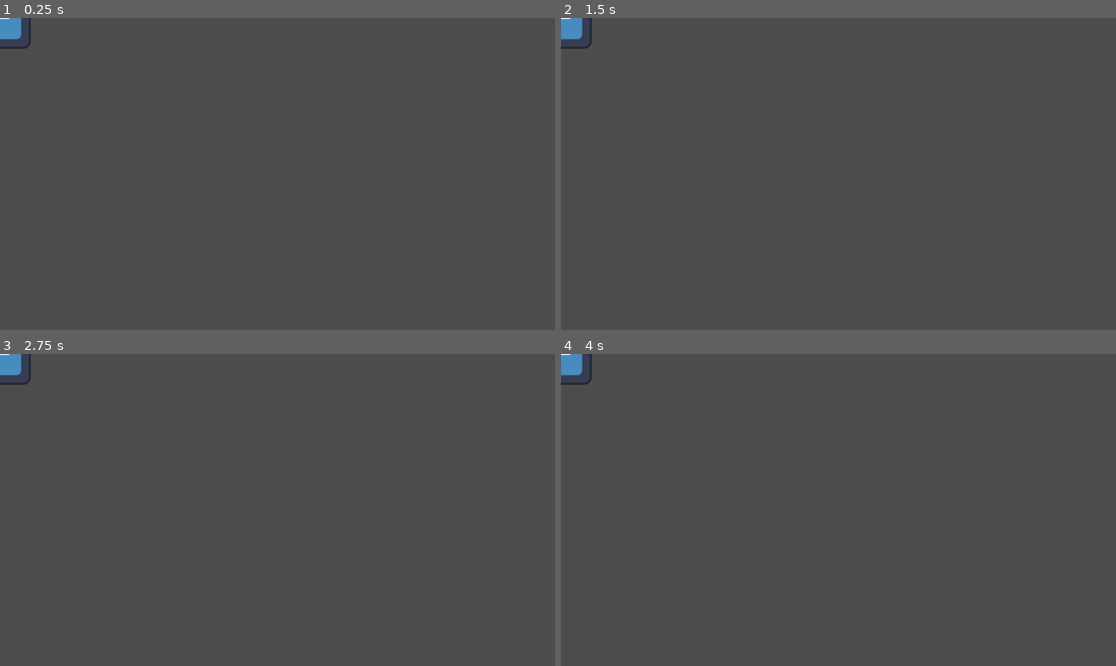
Above: before the commit, frames 1-4 (two rows, left to right).
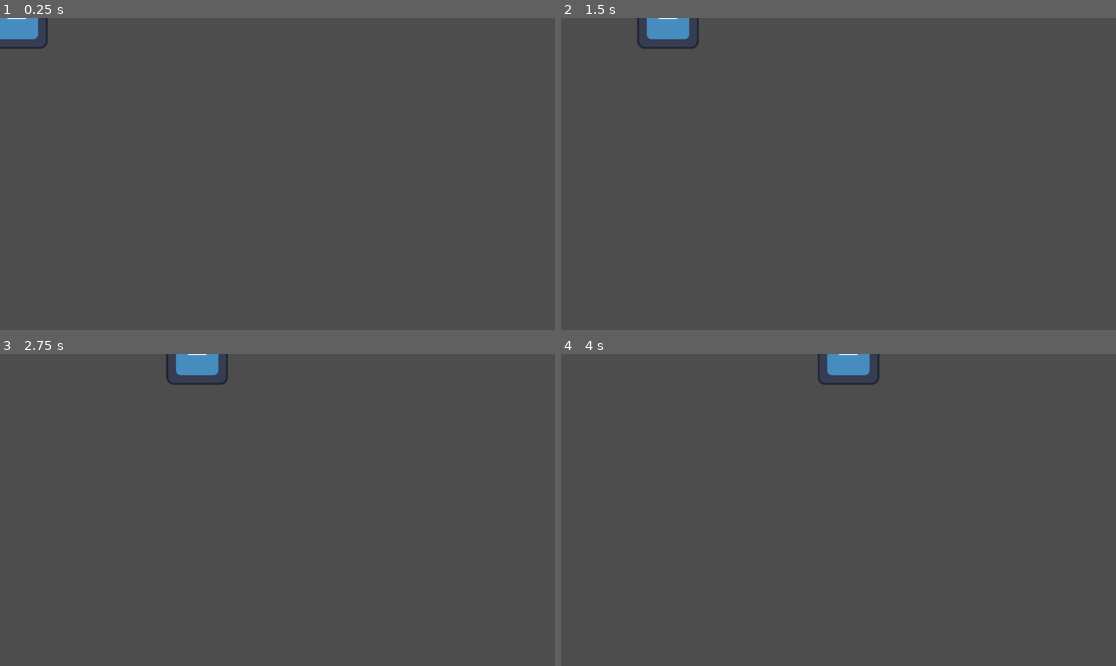
Above: after the commit, the same moments.

Repository: Middle-Endian-HackYeah25/LanternGame
Game: Godot game, scene res://Scenes/BasicEnemy.tscn
The game is run twice, just before and just after one commit, with the same random seed, the same clock (stepped at 60 frames per second) and the same inputs. This scene is started directly instead of the project's main scene. The engine's default icon, where the game draws it, is replaced by a stand-in: a white triangle on a blue panel in a dark square.
Inputs (mouse positions are in pixels of both pictures, inside the frame that each line leads up to):
- Up to frame 1 (0.25 s): no input
- Up to frame 2 (1.5 s): tap Enter at 0.5 s; move the mouse to (960, 158) at 0.52 s; hold D (right) 0.53-1.25 s; tap J at 0.6 s; click (960, 158) at 0.67 s; drag from (727, 189) to (810, 236) at 1.27 s
- Up to frame 3 (2.75 s): move the mouse to (333, 441) at 2.02 s; hold D (right) from 2.03 s (still down); hold Enter from 2.03 s (still down)
- Up to frame 4 (4 s): release D (right) at 2.75 s; release Enter at 2.75 s; drag from (810, 572) to (672, 463) at 2.77 s; move the mouse to (1005, 556) at 3.52 s; hold A (left) from 3.53 s (still down); hold Ctrl from 3.53 s (still down)

The runs differ from the first frame. In frame 1, 0.3% of the frame differs, in the area x 0-9%, y 0-10%; in frame 2, 1.0%; in frame 3, 1.0%, in the area x 0-42%, y 0-10%; in frame 4, 1.0%.

Commit message:
Revert "EnemyMovingTowardPlayer, stops in flashlight"
This reverts commit 20ce4449c5bf4de10ec920944b067ea07636bdf9.

Diff:
--- a/Scenes/Player.tscn
+++ b/Scenes/Player.tscn
@@ -1,9 +1,8 @@
-[gd_scene load_steps=8 format=3 uid="uid://ck40427nwjh4a"]
+[gd_scene load_steps=7 format=3 uid="uid://ck40427nwjh4a"]
 
 [ext_resource type="Script" uid="uid://cyof7yimh0imn" path="res://Scripts/Player.gd" id="1_kyqiw"]
 [ext_resource type="Texture2D" uid="uid://b3mwj6pl4q4vw" path="res://Assets/Bohater/Bohater_1.png" id="2_gntrk"]
 [ext_resource type="Texture2D" uid="uid://8m6qcspndh80" path="res://Assets/Latarka2.png" id="3_gntrk"]
-[ext_resource type="Script" uid="uid://cdqinh454nrj0" path="res://Scripts/flashlight.gd" id="4_dewec"]
 
 [sub_resource type="RectangleShape2D" id="RectangleShape2D_kyqiw"]
 size = Vector2(99, 81)
@@ -34,7 +33,6 @@
 rotation = -1.5707964
 scale = Vector2(0.3123478, 0.64143217)
 texture = ExtResource("3_gntrk")
-script = ExtResource("4_dewec")
 
 [node name="Area2D" type="Area2D" parent="CharacterBody2D/flashlight"]
 
@@ -45,6 +43,3 @@
 position = Vector2(-0.49999666, -0.5000019)
 scale = Vector2(1.546875, 1.265625)
 texture = SubResource("GradientTexture2D_dewec")
-
-[connection signal="body_entered" from="CharacterBody2D/flashlight/Area2D" to="CharacterBody2D/flashlight" method="_on_area_2d_body_entered"]
-[connection signal="body_exited" from="CharacterBody2D/flashlight/Area2D" to="CharacterBody2D/flashlight" method="_on_area_2d_body_exited"]
--- /dev/null
+++ b/Scenes/main_scene.tscn
@@ -0,0 +1,32 @@
+[gd_scene load_steps=5 format=3 uid="uid://uqasxqq44njg"]
+
+[ext_resource type="Script" uid="uid://dgasqdm0rqri1" path="res://Scripts/HUD/keys.gd" id="1_6l7je"]
+[ext_resource type="PackedScene" uid="uid://ck40427nwjh4a" path="res://Scenes/Player.tscn" id="1_jv6wh"]
+[ext_resource type="Texture2D" uid="uid://h4t0ee34fxuh" path="res://Assets/icon.svg" id="2_jv6wh"]
+[ext_resource type="PackedScene" uid="uid://dee2xrmscs5m7" path="res://Scenes/Objects/KeyItem.tscn" id="4_x6ack"]
+
+[node name="MainScene" type="Node2D"]
+
+[node name="Player" parent="." instance=ExtResource("1_jv6wh")]
+
+[node name="Level0" type="Node2D" parent="."]
+
+[node name="Cam0_0" type="Camera2D" parent="Level0"]
+
+[node name="TileMap" type="TileMapLayer" parent="Level0"]
+
+[node name="HUD" type="CanvasLayer" parent="."]
+
+[node name="KeysContainer" type="HBoxContainer" parent="HUD"]
+anchors_preset = -1
+anchor_right = 0.17400001
+anchor_bottom = 0.11000001
+offset_left = 1.0
+offset_top = -1.0
+offset_right = -0.4480133
+offset_bottom = -0.2800064
+script = ExtResource("1_6l7je")
+key_texture = ExtResource("2_jv6wh")
+
+[node name="KeyItem" parent="." instance=ExtResource("4_x6ack")]
+position = Vector2(-354, -30)
--- a/Scripts/Player.gd
+++ b/Scripts/Player.gd
@@ -2,8 +2,6 @@
 
 const SPEED = 300.0
 const PUSH_FORCE = 10.0
-
-
 
 func _physics_process(delta):
 
@@ -25,6 +23,5 @@
 	look_at(get_global_mouse_position())
 	rotation_degrees += 90
 
-
 func _ready() -> void:
 	add_to_group("player")
--- a/Scripts/basic_enemy.gd
+++ b/Scripts/basic_enemy.gd
@@ -1,66 +1,40 @@
 extends RigidBody2D
 
-@export var enemy_speed: float = 100.0
+# The speed value used to set the magnitude of the velocity vector.
+@export var speed: float = 150.0
 
-var player: CharacterBody2D = null
+# Define the constant, normalized direction vector for the enemy.
+# This example moves the enemy straight to the right.
+# You can change this vector (e.g., Vector2(-1, 0) for left, or Vector2(0.5, 1).normalized() for diagonal)
+const CONSTANT_DIRECTION: Vector2 = Vector2(1, 0)
 
-@onready var sprite: Sprite2D = $Sprite2D
-
-var current_direction: Vector2 = Vector2.ZERO
-var is_in_light: bool = false
+# -----------------
+# Physics Setup
+# -----------------
 
 func _ready():
-	# Find the player node (already set up)
-	player = get_tree().get_first_node_in_group("player")
-	if !player:
-		print("NoPlayer")
+	# 1. Ensure the enemy is not affected by global gravity.
+	gravity_scale = 0.0
 
-	# Crucial: Disable gravity for this body
-	gravity_scale = 0.0
+	# 2. Prevent the enemy from rotating when it collides with something.
 	lock_rotation = true
-	add_to_group("LightSensitive")
 
+	# Initial impulse is removed, as continuous velocity control is handled below.
 
-func _entered_light():
-	print("InLight")
-	is_in_light = true;
+# -----------------
+# Constant Velocity Movement
+# -----------------
 
-func _left_light():
-	print("NotInLight")
-	is_in_light = false;
+# We override the physics process to constantly reset the velocity to our desired value.
+func _physics_process(delta: float) -> void:
+	# Calculate the target velocity vector (Direction * Speed).
+	var target_velocity: Vector2 = CONSTANT_DIRECTION * speed
 
-func _integrate_forces(state):
-	if is_in_light:
-		current_direction = Vector2.ZERO
-		state.linear_velocity = Vector2.ZERO
-	else:
-		if player:
-			# 1. Calculate the direction vector from the enemy to the player
-			current_direction = (player.global_position - global_position).normalized()
+	# Set the linear_velocity directly.
+	# This overrides any forces (like friction or gravity, though gravity is already 0)
+	# and makes the movement constant and predictable.
+	linear_velocity = target_velocity
 
-			# 2. Calculate the desired velocity vector
-			var target_velocity: Vector2 = current_direction * enemy_speed
-
-			# 3. Directly set the linear velocity on the body's state
-			state.linear_velocity = target_velocity
-		else:
-			current_direction = Vector2.ZERO
-			state.linear_velocity = Vector2.ZERO
-			player = get_tree().get_first_node_in_group("player")
-			if !player:
-				print("NoPlayer")
-
-
-func _process(delta):
-	# 4. Check if the enemy is moving
-	if current_direction.length_squared() > 0:
-		# Calculate the target rotation angle in radians
-		var target_rotation: float = current_direction.angle()
-
-		# Optional: Add a 90 degree offset if your sprite is drawn facing right (0 degrees)
-		# If your sprite is drawn facing UP (-90 degrees), you don't need the offset,
-		# or you might need a different offset. Test this!
-		var rotation_offset = deg_to_rad(90)
-
-		# 5. Apply the rotation to the Sprite2D
-		sprite.rotation = target_rotation + rotation_offset
+# The move_with_force function is no longer needed since we are not applying forces.
+# func move_with_force(direction: Vector2):
+# 	pass
--- a/Scripts/flashlight.gd
+++ /dev/null
@@ -1,11 +0,0 @@
-extends PointLight2D
-
-
-func _on_area_2d_body_entered(body):
-	if body.is_in_group("LightSensitive"):
-		body._entered_light();
-
-
-func _on_area_2d_body_exited(body):
-	if body.is_in_group("LightSensitive"):
-		body._left_light();
Not shown, removed: Assets/Biurko/Biurko.png.import
Not shown, removed: Assets/Biurko/Biurko2.png.import
Not shown, removed: Assets/Bohater/Bohater_light.png.import
Not shown, removed: Scripts/flashlight.gd.uid
